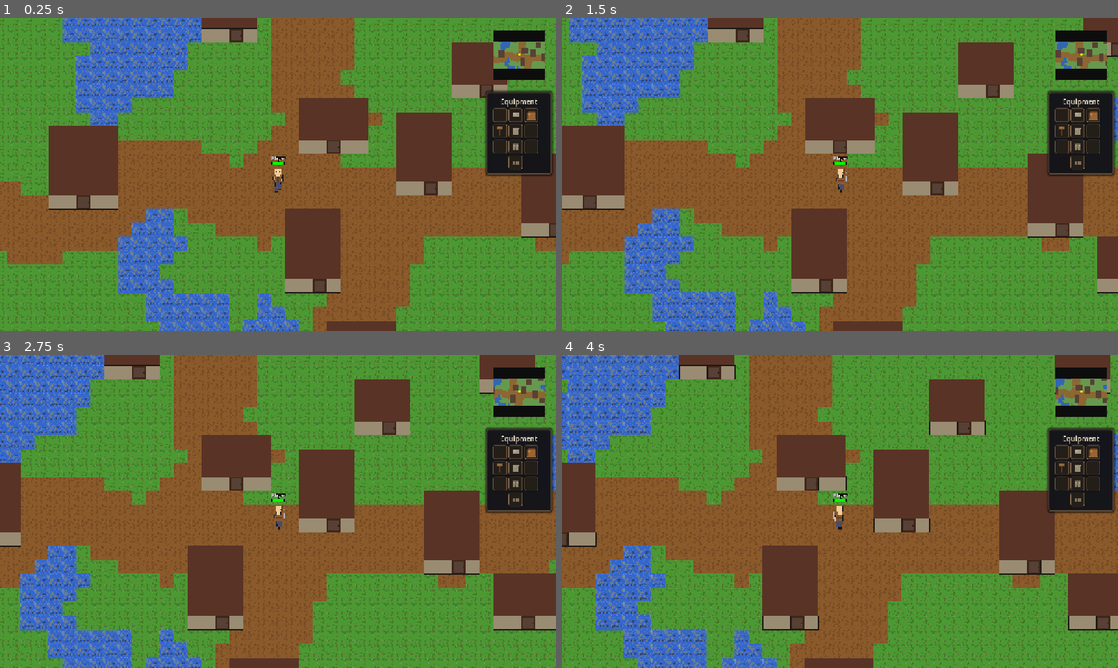
Above: before the commit, frames 1-4 (two rows, left to right).
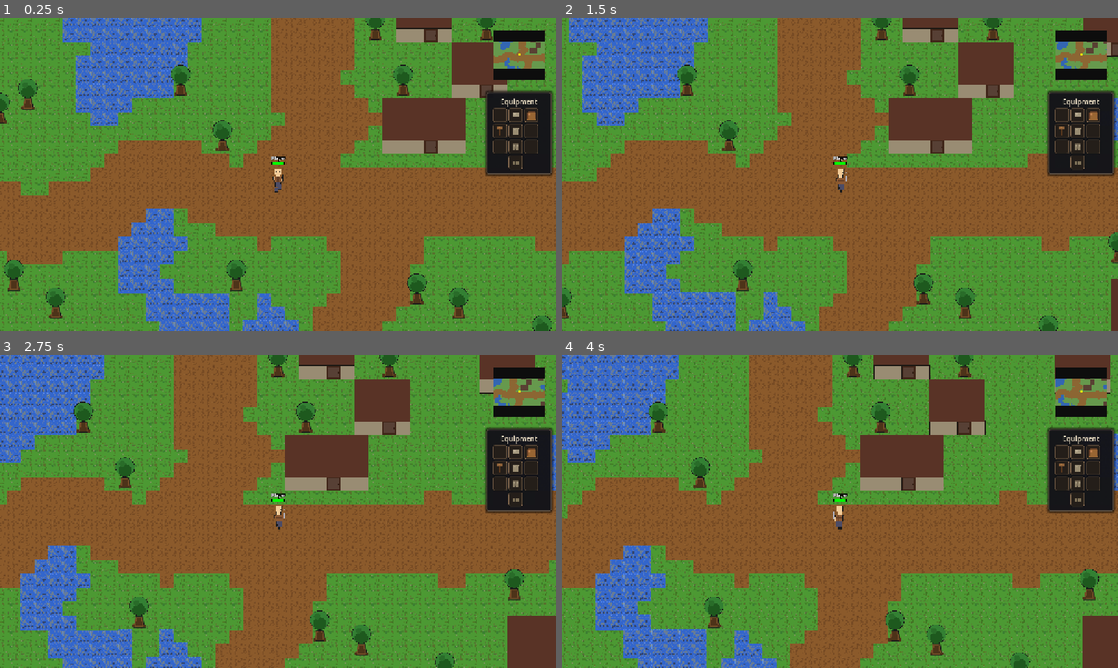
Above: after the commit, the same moments.

Repository: mattzanco/Trithia
Game: Godot game, scene res://scenes/main.tscn
Two runs of this game, one before a commit and one after it. Both use one fixed random seed, a clock stepped at 60 frames per second and the inputs below.
Inputs (mouse positions are in pixels of both pictures, inside the frame that each line leads up to):
- Up to frame 1 (0.25 s): no input
- Up to frame 2 (1.5 s): tap Enter at 0.5 s; move the mouse to (962, 158) at 0.52 s; hold D (move_right) 0.53-1.25 s; tap H at 0.6 s; click (962, 158) at 0.67 s; drag from (728, 190) to (812, 237) at 1.27 s
- Up to frame 3 (2.75 s): move the mouse to (333, 442) at 2.02 s; hold D (move_right) from 2.03 s (still down); tap H at 2.1 s
- Up to frame 4 (4 s): release D (move_right) at 2.75 s; drag from (812, 574) to (673, 464) at 2.77 s; move the mouse to (1006, 558) at 3.52 s; hold A (move_left) from 3.53 s (still down); tap H at 3.6 s

The runs differ from the first frame. In frame 1, 17% of the frame differs, in the area x 0-100%, y 0-100%; in frame 2, 18%; in frame 3, 19%; in frame 4, 18%.

Commit message:
Add trees with proper layering and placement rules

Diff:
--- a/scripts/enemy.gd
+++ b/scripts/enemy.gd
@@ -1121,8 +1121,10 @@
 						position = escape_tile_center
 						break
 
-	# Update z_index based on y position to ensure proper layering
-	z_index = clampi(int(position.y / 10) + 1000, 0, 10000)
+	# Update z_index only when not using Y-sorting
+	var parent = get_parent()
+	if not (parent is Node2D and parent.y_sort_enabled):
+		z_index = clampi(int(position.y / 10) + 1000, 0, 10000)
 
 
 func find_and_move_to_nearest_adjacent_tile():
--- a/scripts/main.gd
+++ b/scripts/main.gd
@@ -128,6 +128,8 @@
 			ysort_container.add_child(building)
 		else:
 			add_child(building)
+		if world.has_method("remove_trees_in_rect"):
+			world.remove_trees_in_rect(rect)
 		placed += 1
 
 func get_random_town_position(world: Node, town_center: Vector2, town_radius: float) -> Vector2:
@@ -154,9 +156,28 @@
 func is_building_area_walkable(world: Node, rect: Rect2i) -> bool:
 	if world == null or not world.has_method("is_walkable"):
 		return true
+	if world.has_method("is_tile_blocked_by_tree"):
+		var door_tile = Vector2i(rect.position.x + int(rect.size.x / 2), rect.position.y + rect.size.y - 1)
+		var outside_tile = Vector2i(door_tile.x, door_tile.y + 1)
+		var porch_left = Vector2i(door_tile.x - 1, door_tile.y + 1)
+		var porch_right = Vector2i(door_tile.x + 1, door_tile.y + 1)
+		if world.is_tile_blocked_by_tree(door_tile):
+			return false
+		if world.is_tile_blocked_by_tree(outside_tile):
+			return false
+		if world.is_tile_blocked_by_tree(porch_left):
+			return false
+		if world.is_tile_blocked_by_tree(porch_right):
+			return false
 	for x in range(rect.position.x, rect.position.x + rect.size.x):
 		for y in range(rect.position.y, rect.position.y + rect.size.y):
 			var pos = Vector2(x * TILE_SIZE + TILE_SIZE / 2, y * TILE_SIZE + TILE_SIZE / 2)
+			if world.has_method("get_forced_terrain"):
+				if world.get_forced_terrain(Vector2i(x, y)) == "dirt":
+					return false
+			if world.has_method("is_tile_blocked_by_tree"):
+				if world.is_tile_blocked_by_tree(Vector2i(x, y)):
+					return false
 			if not world.is_walkable(pos):
 				return false
 	return true
--- a/scripts/player.gd
+++ b/scripts/player.gd
@@ -1655,9 +1655,11 @@
 	if world and world.has_method("update_world"):
 		world.update_world(global_position)
 
-	# Update z_index based on y position to ensure proper layering
-	# Clamp to valid range to avoid exceeding Godot's z_index limits
-	z_index = clampi(int(position.y / 10) + 1000, 0, 10000)
+	# Update z_index only when not using Y-sorting
+	var parent = get_parent()
+	if not (parent is Node2D and parent.y_sort_enabled):
+		# Clamp to valid range to avoid exceeding Godot's z_index limits
+		z_index = clampi(int(position.y / 10) + 1000, 0, 10000)
 
 func update_animation(direction: Vector2, walking: bool):
 	var anim_name = "walk_" if walking else "idle_"
--- /dev/null
+++ b/scripts/tree.gd
@@ -0,0 +1,22 @@
+extends Node2D
+
+const TRUNK_SCRIPT = preload("res://scripts/tree_trunk.gd")
+const CANOPY_SCRIPT = preload("res://scripts/tree_canopy.gd")
+
+func _ready():
+	create_layers()
+
+func create_layers():
+	var trunk = Node2D.new()
+	trunk.name = "Trunk"
+	trunk.set_script(TRUNK_SCRIPT)
+	trunk.z_as_relative = true
+	trunk.z_index = 0
+	add_child(trunk)
+
+	var canopy = Node2D.new()
+	canopy.name = "Canopy"
+	canopy.set_script(CANOPY_SCRIPT)
+	canopy.z_as_relative = true
+	canopy.z_index = 3
+	add_child(canopy)
--- /dev/null
+++ b/scripts/tree_canopy.gd
@@ -0,0 +1,27 @@
+extends Node2D
+
+const TILE_SIZE = 32
+
+@export var leaf_color := Color(0.2, 0.5, 0.2)
+@export var leaf_dark := Color(0.12, 0.35, 0.12)
+@export var outline_color := Color(0.1, 0.1, 0.1)
+
+func _ready():
+	z_as_relative = true
+	z_index = 2
+	queue_redraw()
+
+func _draw():
+	# Canopy centered on this node's position.
+	var canopy_center = Vector2(0, 0)
+	var canopy_radius = 22.0
+	draw_circle(canopy_center, canopy_radius, leaf_color)
+	# Clustered leaf blobs.
+	draw_circle(canopy_center + Vector2(-10, -4), 12.0, leaf_color)
+	draw_circle(canopy_center + Vector2(10, -3), 11.0, leaf_color)
+	draw_circle(canopy_center + Vector2(0, 6), 13.0, leaf_color)
+	# Darker lower arc for depth.
+	draw_circle(canopy_center + Vector2(0, 8), canopy_radius - 7.0, leaf_dark)
+	# Simple highlight.
+	draw_circle(canopy_center + Vector2(-6, -8), 7.0, leaf_dark.lerp(leaf_color, 0.5))
+	draw_arc(canopy_center, canopy_radius, 0, TAU, 18, outline_color, 1.0)
--- /dev/null
+++ b/scripts/tree_trunk.gd
@@ -0,0 +1,39 @@
+extends Node2D
+
+const TILE_SIZE = 32
+
+@export var trunk_color := Color(0.45, 0.3, 0.15)
+@export var trunk_dark := Color(0.3, 0.2, 0.1)
+@export var outline_color := Color(0.1, 0.1, 0.1)
+
+func _ready():
+	z_as_relative = true
+	z_index = 0
+	queue_redraw()
+
+func _draw():
+	# Trunk occupies the lower tile.
+	var trunk_base_w = 26.0
+	var trunk_top_w = 16.0
+	var trunk_h = 24.0
+	var trunk_bottom_y = TILE_SIZE / 2.0
+	var trunk_top_y = trunk_bottom_y - trunk_h
+	var trunk_poly = PackedVector2Array([
+		Vector2(-trunk_base_w / 2.0, trunk_bottom_y),
+		Vector2(trunk_base_w / 2.0, trunk_bottom_y),
+		Vector2(trunk_top_w / 2.0, trunk_top_y),
+		Vector2(-trunk_top_w / 2.0, trunk_top_y)
+	])
+	draw_colored_polygon(trunk_poly, trunk_color)
+	draw_polyline(trunk_poly, outline_color, 1.0, true)
+	# A darker core for depth.
+	var core_poly = PackedVector2Array([
+		Vector2(-trunk_base_w / 2.0 + 5.0, trunk_bottom_y - 2.0),
+		Vector2(trunk_base_w / 2.0 - 5.0, trunk_bottom_y - 2.0),
+		Vector2(trunk_top_w / 2.0 - 3.0, trunk_top_y + 3.0),
+		Vector2(-trunk_top_w / 2.0 + 3.0, trunk_top_y + 3.0)
+	])
+	draw_colored_polygon(core_poly, trunk_dark)
+	# Small roots at the base.
+	draw_rect(Rect2(Vector2(-trunk_base_w / 2.0 - 2.0, trunk_bottom_y - 6.0), Vector2(6.0, 6.0)), trunk_dark)
+	draw_rect(Rect2(Vector2(trunk_base_w / 2.0 - 4.0, trunk_bottom_y - 6.0), Vector2(6.0, 6.0)), trunk_dark)
--- a/scripts/world.gd
+++ b/scripts/world.gd
@@ -13,6 +13,8 @@
 const TOWN_CELL_CHANCE = 0.45
 const TOWN_ROAD_WIDTH = 2
 const TOWN_CONNECT_COUNT = 2
+const TREE_TRUNK_SCRIPT = preload("res://scripts/tree_trunk.gd")
+const TREE_CANOPY_SCRIPT = preload("res://scripts/tree_canopy.gd")
 
 var generated_chunks = {}  # Dictionary to track which chunks have been generated
 var terrain_data = {}  # Dictionary to store terrain type at each tile position
@@ -20,7 +22,11 @@
 var spawn_points = []  # Array of spawn point positions (world positions)
 var spawn_points_per_chunk = 2  # Number of spawn points to create per chunk
 var chunk_spawn_points = {}  # Dictionary of chunk_pos -> Array of spawn points
+var tree_nodes = {}  # Dictionary of chunk_pos -> Array of tree nodes
+var tree_trunk_tiles = {}  # Dictionary of chunk_pos -> Array of trunk tiles
+var tree_trunk_blockers = {}  # Dictionary of Vector2i -> true
 var noise: FastNoiseLite
+var tree_noise: FastNoiseLite
 var world_seed = 0
 var last_drawn_count = 0
 var time_passed = 0.0  # For water animation
@@ -55,6 +61,11 @@
 	noise.noise_type = FastNoiseLite.TYPE_PERLIN
 	noise.frequency = 0.05
 
+	tree_noise = FastNoiseLite.new()
+	tree_noise.seed = world_seed + 1337
+	tree_noise.noise_type = FastNoiseLite.TYPE_PERLIN
+	tree_noise.frequency = 0.02
+
 	# Load terrain textures using Image class to bypass import system
 	var grass_image = Image.new()
 	var dirt_image = Image.new()
@@ -91,6 +102,7 @@
 
 	# Generate initial terrain around origin
 	update_world(Vector2.ZERO)
+	call_deferred("reparent_trees_to_ysort")
 
 func _process(_delta):
 	# Accumulate time for water animation
@@ -158,6 +170,7 @@
 	# Generate spawn points for this chunk
 	generate_spawn_points_for_chunk(chunk_pos)
 	chunk_tiles[chunk_pos] = tile_list
+	generate_trees_for_chunk(chunk_pos)
 
 	# Trigger redraw when new terrain is generated
 	queue_redraw()
@@ -188,6 +201,99 @@
 	if should_apply_sand(tile_x, tile_y):
 		return "sand"
 	return base
+
+func should_place_tree(tile_x: int, tile_y: int) -> bool:
+	var tile = Vector2i(tile_x, tile_y)
+	var forced = get_forced_terrain(tile)
+	if forced != "" and forced != "grass":
+		return false
+	if is_tile_blocked_by_building(tile):
+		return false
+	var render_terrain = get_render_terrain_type(tile_x, tile_y)
+	if render_terrain != "grass" and render_terrain != "dirt":
+		return false
+	var region = tree_noise.get_noise_2d(float(tile_x) * 0.5, float(tile_y) * 0.5)
+	var density = 0.02
+	if region > 0.35:
+		density = 0.08
+	if region > 0.55:
+		density = 0.16
+	return rand01(Vector2i(tile_x, tile_y), 97) < density
+
+func generate_trees_for_chunk(chunk_pos: Vector2i):
+	if tree_nodes.has(chunk_pos):
+		return
+	var start_x = chunk_pos.x * CHUNK_SIZE
+	var start_y = chunk_pos.y * CHUNK_SIZE
+	var nodes: Array = []
+	var trunks: Array = []
+	var ysort = get_tree().get_root().find_child("YSort", true, false)
+	for x in range(CHUNK_SIZE):
+		for y in range(CHUNK_SIZE):
+			var tile_x = start_x + x
+			var tile_y = start_y + y
+			if not should_place_tree(tile_x, tile_y):
+				continue
+			var tile = Vector2i(tile_x, tile_y)
+			if tree_trunk_blockers.has(tile):
+				continue
+			var trunk = Node2D.new()
+			trunk.name = "TreeTrunk"
+			# Nudge trunk up so the player at the same tile renders in front.
+			trunk.position = tile_to_world_center(tile) + Vector2(0, -6)
+			trunk.set_script(TREE_TRUNK_SCRIPT)
+			trunk.set_meta("trunk_tile", tile)
+			var canopy = Node2D.new()
+			canopy.name = "TreeCanopy"
+			canopy.position = trunk.position + Vector2(0, -TILE_SIZE)
+			canopy.set_script(TREE_CANOPY_SCRIPT)
+			canopy.set_meta("trunk_tile", tile)
+			if ysort:
+				ysort.add_child(trunk)
+				ysort.add_child(canopy)
+			else:
+				add_child(trunk)
+				add_child(canopy)
+			nodes.append(trunk)
+			nodes.append(canopy)
+			trunks.append(tile)
+			tree_trunk_blockers[tile] = true
+	tree_nodes[chunk_pos] = nodes
+	tree_trunk_tiles[chunk_pos] = trunks
+
+func remove_trees_in_rect(rect: Rect2i):
+	for chunk_pos in tree_nodes.keys():
+		var nodes = tree_nodes[chunk_pos]
+		var remaining_nodes: Array = []
+		var removed_tiles = {}
+		for node in nodes:
+			if node == null or not is_instance_valid(node):
+				continue
+			if node.has_meta("trunk_tile"):
+				var tile: Vector2i = node.get_meta("trunk_tile")
+				if is_tile_in_rect(tile, rect):
+					removed_tiles[tile] = true
+					node.queue_free()
+					continue
+			remaining_nodes.append(node)
+		tree_nodes[chunk_pos] = remaining_nodes
+		if removed_tiles.size() > 0 and tree_trunk_tiles.has(chunk_pos):
+			var remaining_tiles: Array = []
+			for tile in tree_trunk_tiles[chunk_pos]:
+				if removed_tiles.has(tile):
+					tree_trunk_blockers.erase(tile)
+					continue
+				remaining_tiles.append(tile)
+			tree_trunk_tiles[chunk_pos] = remaining_tiles
+
+func reparent_trees_to_ysort():
+	var ysort = get_tree().get_root().find_child("YSort", true, false)
+	if not ysort:
+		return
+	for chunk_pos in tree_nodes.keys():
+		for tree in tree_nodes[chunk_pos]:
+			if tree and is_instance_valid(tree) and tree.get_parent() != ysort:
+				tree.reparent(ysort, true)
 
 func should_apply_sand(tile_x: int, tile_y: int) -> bool:
 	# Only consider sand next to water, with a noisy chance for organic patches.
@@ -270,6 +376,16 @@
 		var points = chunk_spawn_points[chunk_pos]
 		for spawn_pos in points:
 			spawn_points.erase(spawn_pos)
+		chunk_spawn_points.erase(chunk_pos)
+	if tree_nodes.has(chunk_pos):
+		for tree in tree_nodes[chunk_pos]:
+			if tree and is_instance_valid(tree):
+				tree.queue_free()
+		tree_nodes.erase(chunk_pos)
+	if tree_trunk_tiles.has(chunk_pos):
+		for tile in tree_trunk_tiles[chunk_pos]:
+			tree_trunk_blockers.erase(tile)
+		tree_trunk_tiles.erase(chunk_pos)
 	# Allow regeneration when revisiting
 	generated_chunks.erase(chunk_pos)
 
@@ -587,6 +703,8 @@
 	var terrain_type = get_terrain_type_from_noise(tile_x, tile_y)
 	if terrain_type == "water":
 		return false
+	if is_tile_blocked_by_tree(tile):
+		return false
 	var building = get_building_for_tile(tile)
 	if building.is_empty():
 		if player_inside_building == null:
@@ -618,6 +736,8 @@
 	var terrain_type = get_terrain_type_from_noise(tile_x, tile_y)
 	if terrain_type == "water":
 		return false
+	if is_tile_blocked_by_tree(tile):
+		return false
 	var building = get_building_for_tile(tile)
 	if building.is_empty():
 		if inside_building == null:
@@ -687,6 +807,9 @@
 
 func is_tile_blocked_by_building(tile: Vector2i) -> bool:
 	return not get_building_for_tile(tile).is_empty()
+
+func is_tile_blocked_by_tree(tile: Vector2i) -> bool:
+	return tree_trunk_blockers.has(tile)
 
 func is_tile_in_rect(tile: Vector2i, rect: Rect2i) -> bool:
 	return tile.x >= rect.position.x and tile.x < rect.position.x + rect.size.x and tile.y >= rect.position.y and tile.y < rect.position.y + rect.size.y
